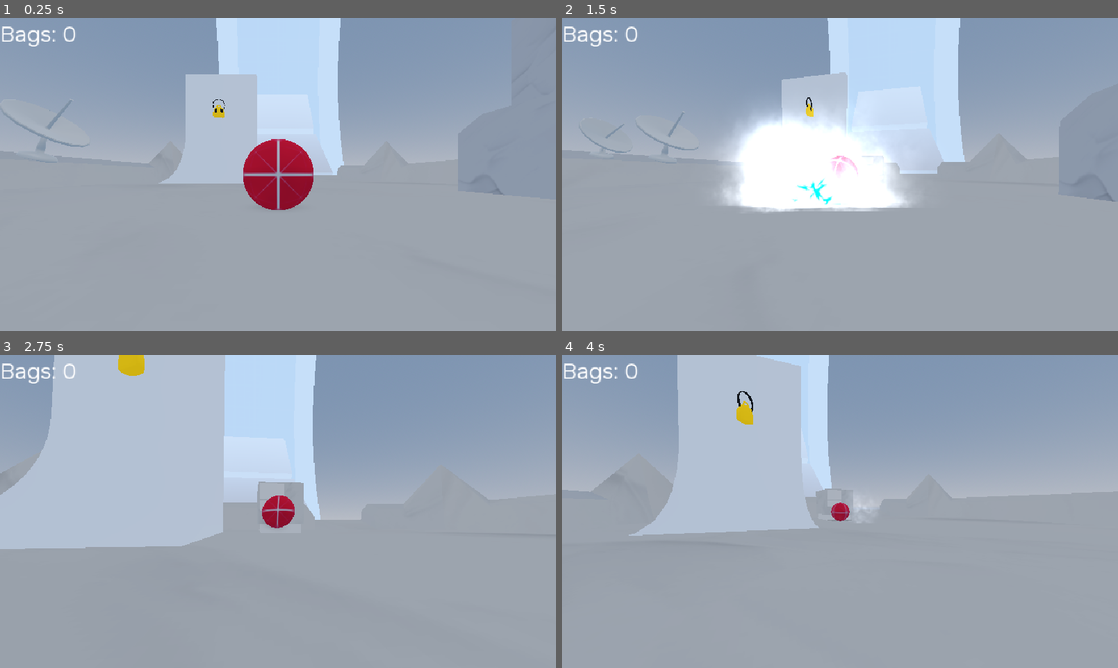
Above: before the commit, frames 1-4 (two rows, left to right).
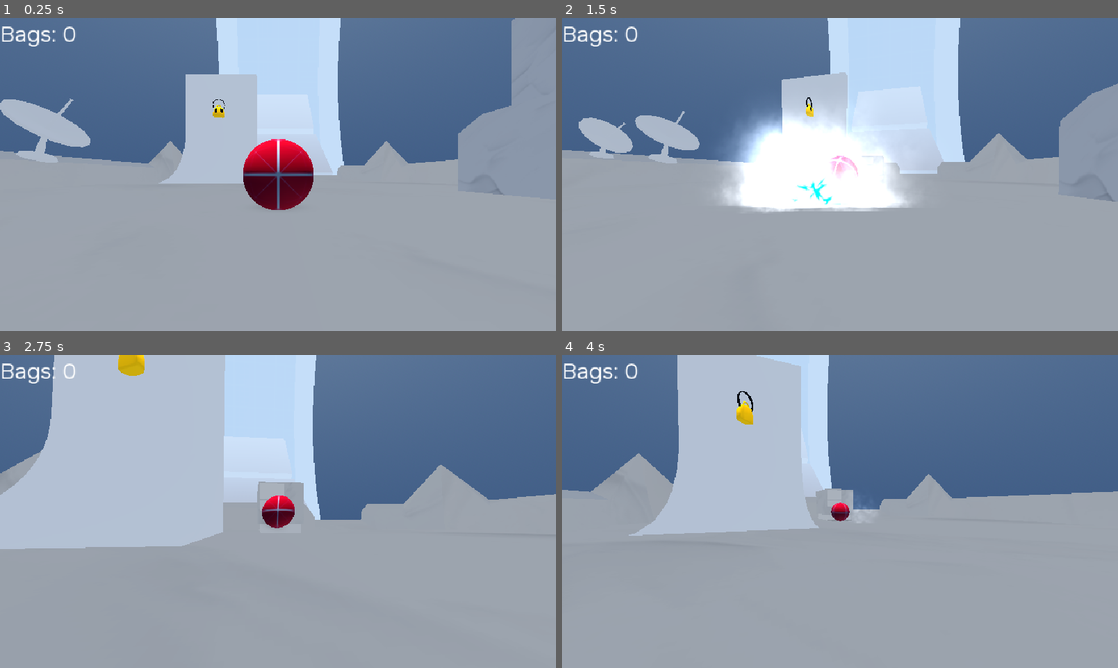
Above: after the commit, the same moments.

Repository: Bartticus/GMTK2025
Game: Godot game, scene res://Scenes/main/main.tscn
Same seed, same stepped clock (60 frames per second), same inputs: the game is played once before the commit and once after it.
Inputs (mouse positions are in pixels of both pictures, inside the frame that each line leads up to):
- Up to frame 1 (0.25 s): no input
- Up to frame 2 (1.5 s): move the mouse to (867, 174) at 0.52 s; hold Space (drift) 0.53-1.28 s; hold W (forward) from 0.53 s (still down); move the mouse to (812, 174) at 1.27 s; tap Mouse wheel down (wheel_down) at 1.35 s
- Up to frame 3 (2.75 s): keep holding W (forward); move the mouse to (289, 505) at 2.02 s; hold Mouse wheel up (wheel_up) from 2.03 s (still down)
- Up to frame 4 (4 s): keep holding W (forward); move the mouse to (834, 517) at 2.77 s; release Mouse wheel up (wheel_up) at 2.78 s; tap Space (drift) at 2.85 s; move the mouse to (878, 514) at 3.52 s; hold Mouse wheel down (wheel_down) from 3.53 s (still down)

The runs differ from the first frame. In frame 1, 29% of the frame differs, in the area x 0-93%, y 0-62%; in frame 2, 28%; in frame 3, 23%; in frame 4, 31%, in the area x 0-100%, y 0-53%.

Commit message:
Fixed horizon

Diff:
--- a/Scenes/main/main.tscn
+++ b/Scenes/main/main.tscn
@@ -22,9 +22,12 @@
 [ext_resource type="PackedScene" uid="uid://bo12c78cmhfo2" path="res://Scenes/marble/marble.tscn" id="18_ki64f"]
 
 [sub_resource type="ProceduralSkyMaterial" id="ProceduralSkyMaterial_bo1nx"]
-sky_horizon_color = Color(0.662243, 0.671743, 0.686743, 1)
-ground_bottom_color = Color(0.384314, 0.454902, 0.54902, 1)
-ground_horizon_color = Color(0.662243, 0.671743, 0.686743, 1)
+sky_top_color = Color(0.838259, 0.868092, 0.909794, 1)
+sky_horizon_color = Color(0.1426, 0.21514, 0.31, 1)
+sky_curve = 3.0
+ground_bottom_color = Color(0.839216, 0.866667, 0.909804, 1)
+ground_horizon_color = Color(0.141176, 0.215686, 0.309804, 1)
+ground_curve = 3.0
 
 [sub_resource type="Sky" id="Sky_8gbba"]
 sky_material = SubResource("ProceduralSkyMaterial_bo1nx")
@@ -497,6 +500,7 @@
 light_energy = 16.0
 light_size = 0.223
 light_bake_mode = 1
+shadow_enabled = true
 omni_range = 2000.0
 
 [node name="OmniLight3D2" type="OmniLight3D" parent="World/LightmapGI"]
@@ -504,6 +508,7 @@
 light_energy = 16.0
 light_size = 0.223
 light_bake_mode = 1
+shadow_enabled = true
 omni_range = 2000.0
 
 [node name="Control" type="Control" parent="."]
--- a/Scenes/ring/ring.gd
+++ b/Scenes/ring/ring.gd
@@ -1,6 +1,6 @@
 extends StaticBody3D
 
+##no more spinning
 #@export var ring_rotation_speed: float = -2.0
-#no more spinning
 #func _physics_process(delta: float) -> void:
 	#rotate_x(ring_rotation_speed / 1000.0)
Not shown: 1 places in Scenes/main/main.tscn that only renumber resources
Binary file changed: Textures/main.lmbake
Not shown, changed: Textures/main.exr
